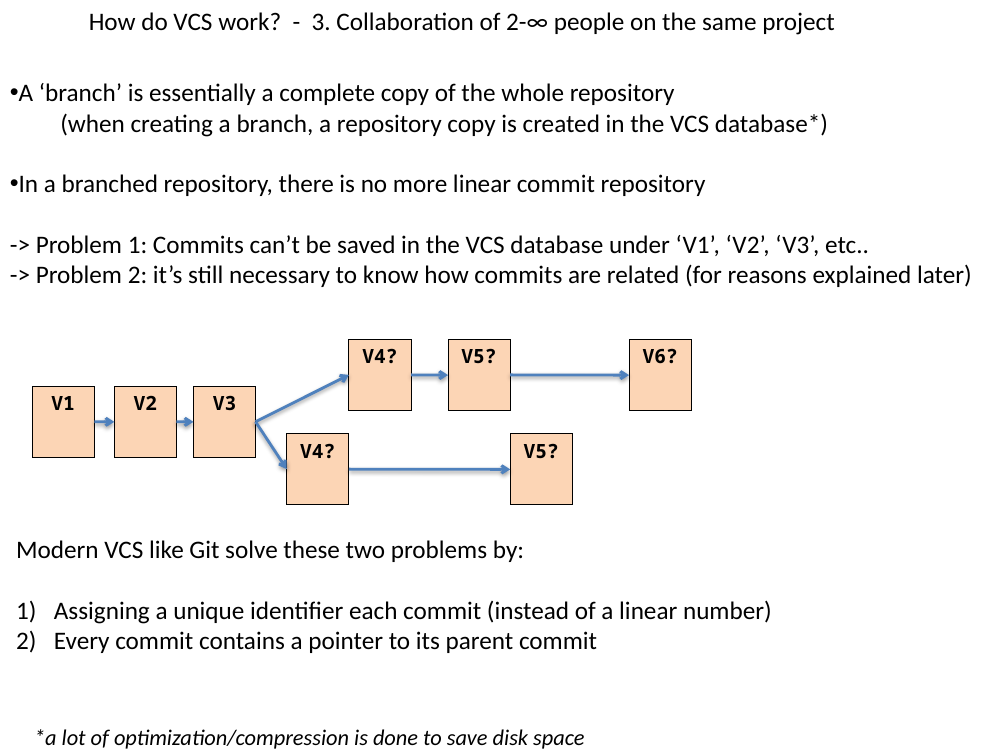
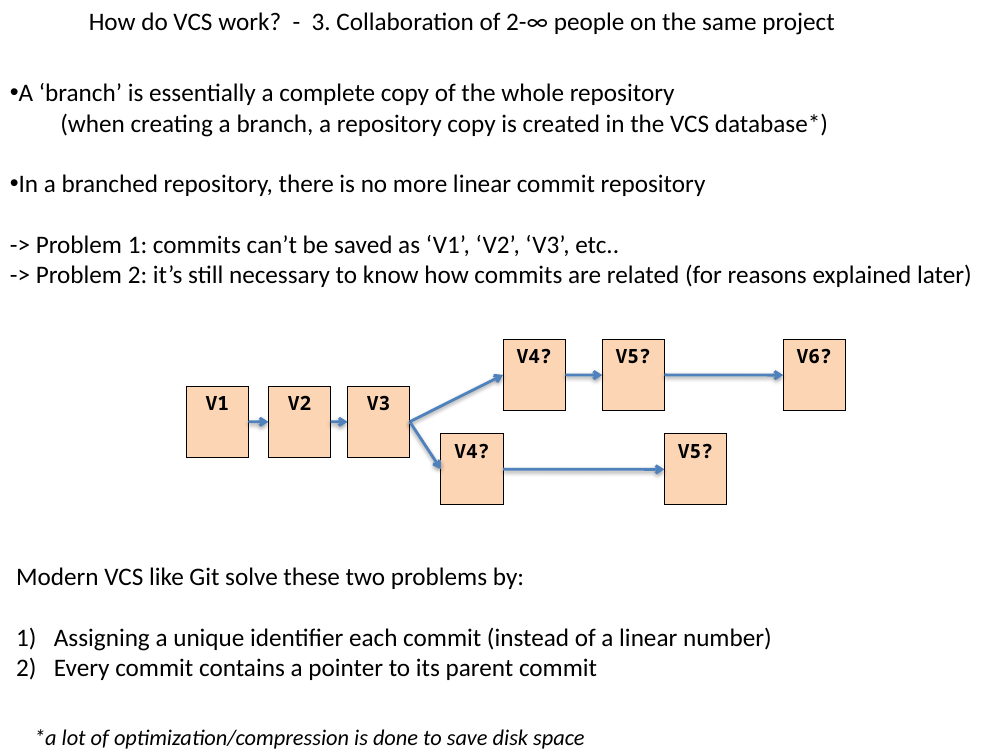
Before and after one commit to flosopher/gittalk, a slide deck: slide 10 of git_python_kurs.pptx (slide 9 before the commit). Drawn at 1008x756 pixels with LibreOffice and Linux fonts; fonts in the diff are those of the drawing. Boxes give left, top, right and bottom in pixels: in the first picture for what was removed or moved away, otherwise in the second. Text is boxed around its words. In the diff, an @@ line names an element or a change of style, - is before the commit and + after.

```diff
--- a/git_python_kurs.pptx
+++ b/git_python_kurs.pptx
@@ text at box(36, 235, 619, 256): text changed @@
--> Problem 1: Commits can’t be saved in the VCS database under ‘V1’, ‘V2’, ‘V3’, etc..
+-> Problem 1: commits can’t be saved as ‘V1’, ‘V2’, ‘V3’, etc..
@@ 8 rectangles, 7 arrows: place and size @@
-8 rectangles, 7 arrows at box(32, 340, 691, 505)
+8 rectangles, 7 arrows at box(186, 340, 846, 505)
@@ text "Modern VCS like Git solve ...": place and size @@
-text "Modern VCS like Git solve ..." at box(16, 540, 772, 653)
+text "Modern VCS like Git solve ..." at box(16, 567, 772, 680)
```
Also in this commit, not shown: 9 other slides changed, 1 slide added.
